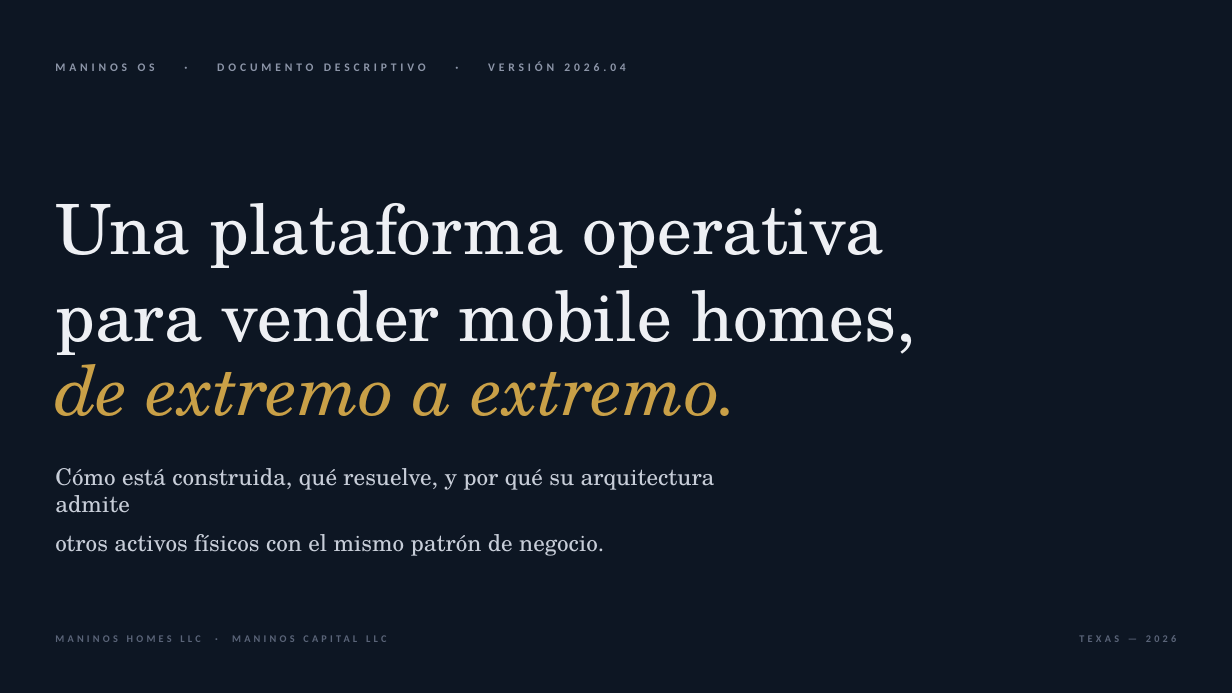
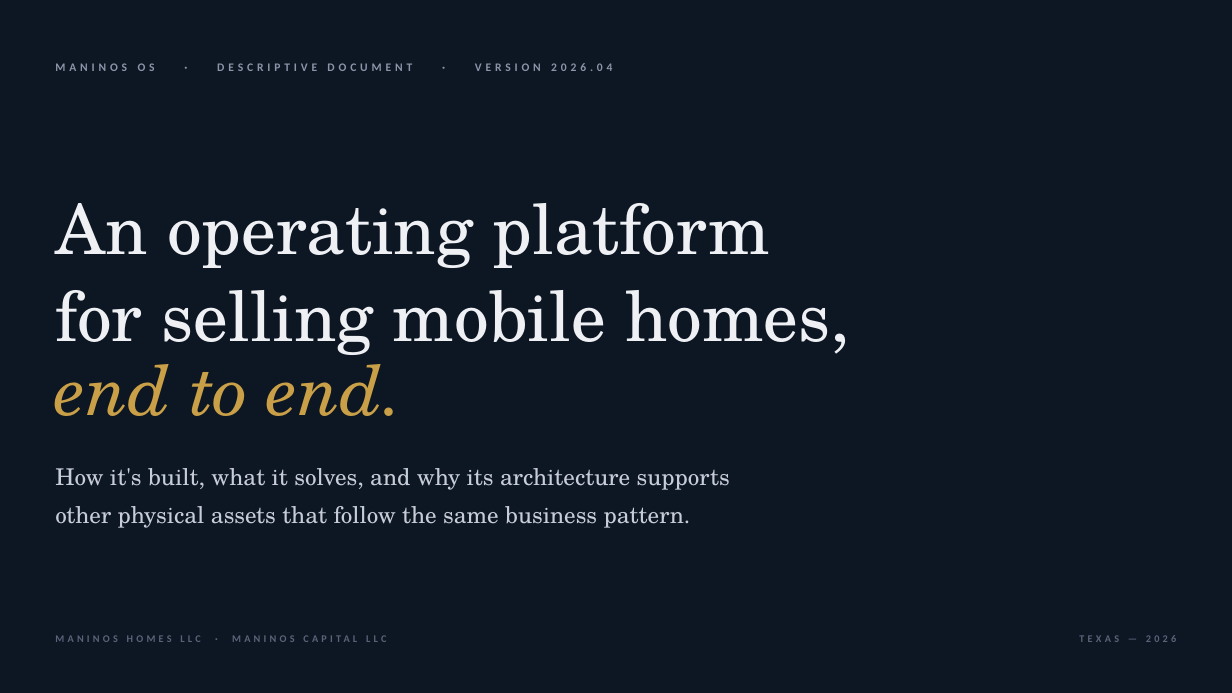
Before and after one commit to mariasebarespersona/maninos-ai, a slide deck: slide 1 of presentation/Maninos_OS_Pitch.pptx. Drawn at 1232x693 pixels with LibreOffice and Linux fonts; fonts in the diff are those of the drawing. Boxes give left, top, right and bottom in pixels: in the first picture for what was removed or moved away, otherwise in the second. Text is boxed around its words. In the diff, an @@ line names an element or a change of style, - is before the commit and + after.

```diff
--- a/presentation/Maninos_OS_Pitch.pptx
+++ b/presentation/Maninos_OS_Pitch.pptx
@@ text at (55, 63, 612, 71): text changed @@
-MANINOS OS · DOCUMENTO DESCRIPTIVO · VERSIÓN 2026.04
+MANINOS OS · DESCRIPTIVE DOCUMENT · VERSION 2026.04
@@ text at (55, 203, 850, 355): text changed @@
-Una plataforma operativa
-para vender mobile homes,
+An operating platform
+for selling mobile homes,
@@ text at (55, 347, 403, 416): text changed @@
-de extremo a extremo.
+end to end.
@@ text at (55, 468, 730, 528): text changed @@
-Cómo está construida, qué resuelve, y por qué su arquitectura admite
-otros activos físicos con el mismo patrón de negocio.
+How it's built, what it solves, and why its architecture supports
+other physical assets that follow the same business pattern.
```
Also in this commit, not shown: 15 other slides changed, 5 slides added, 5 slides removed, 3 other files.
